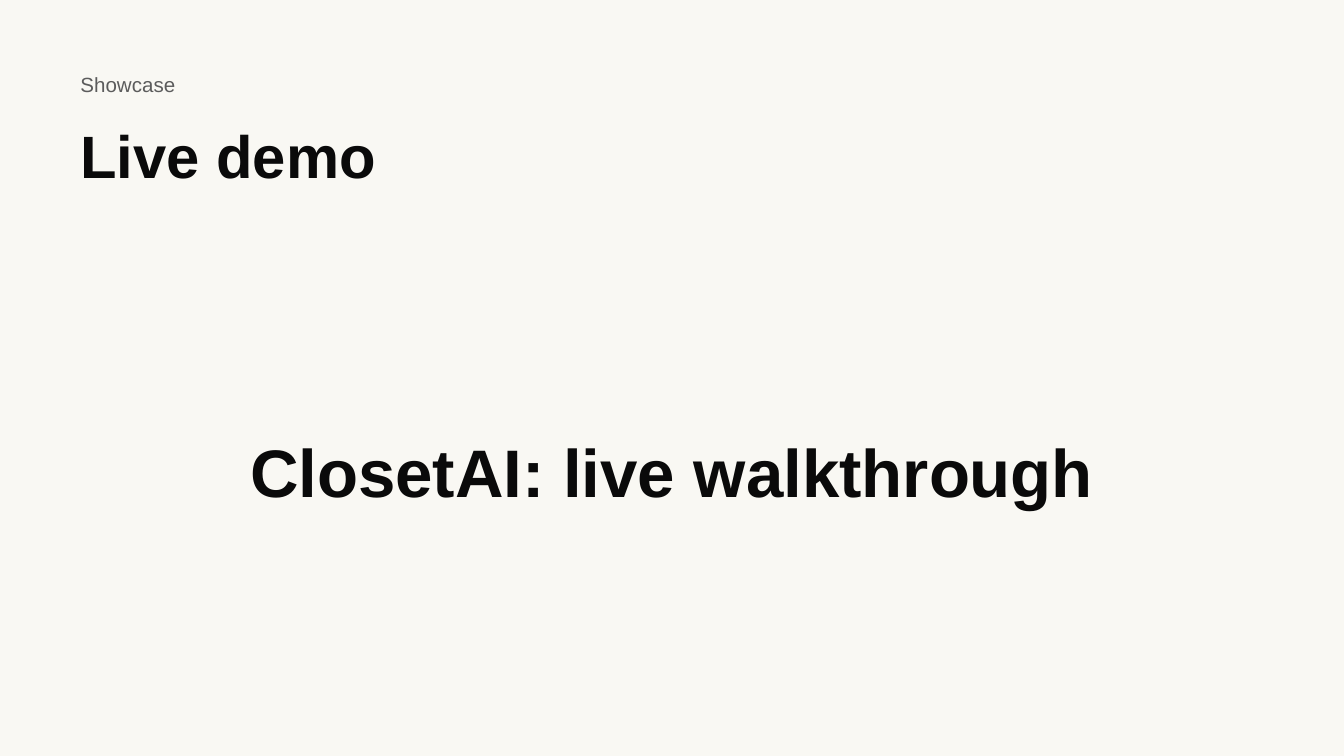
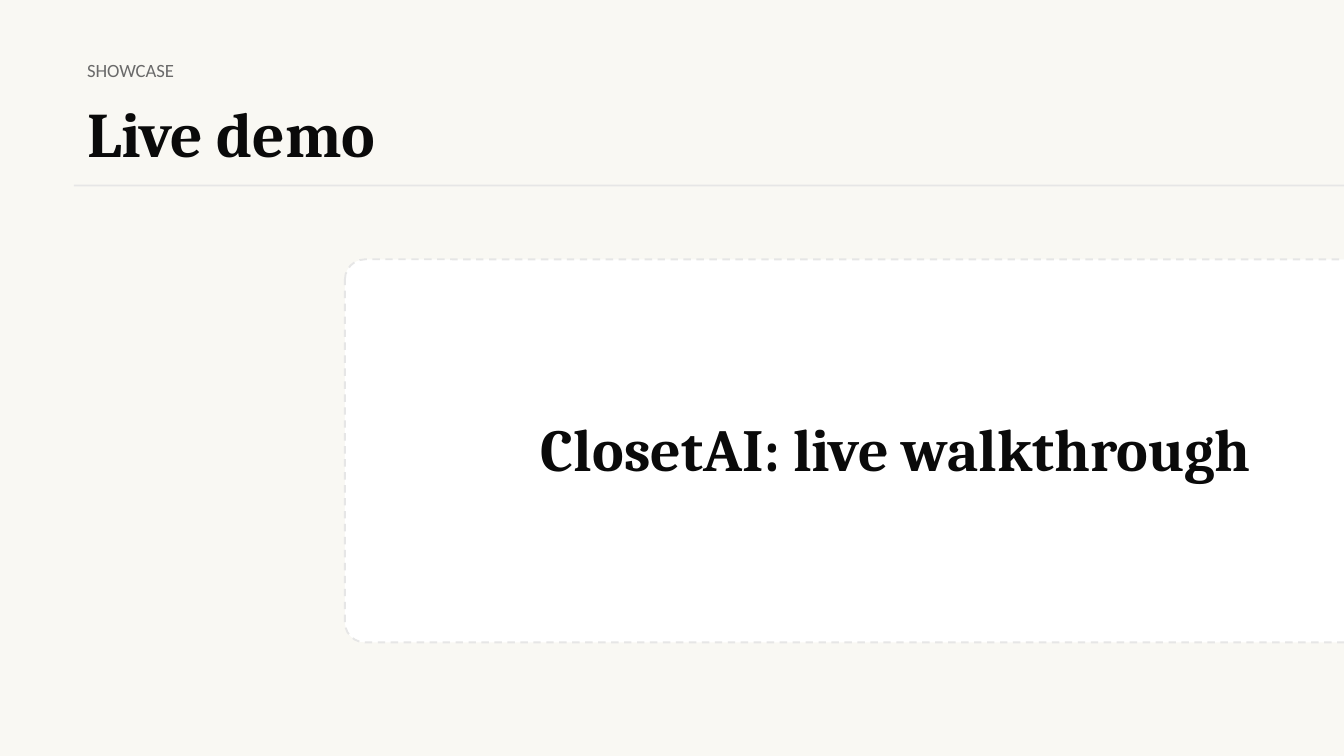
Before and after one commit to ENSF-400-Group-12/ENSF-400-Group-12-Presentation, a slide deck: slide 6 of export/ClosetAI-ENSF400-Group12.pptx. Drawn at 1344x756 pixels with LibreOffice and Linux fonts; fonts in the diff are those of the drawing. Boxes give left, top, right and bottom in pixels: in the first picture for what was removed or moved away, otherwise in the second. Text is boxed around its words. In the diff, an @@ line names an element or a change of style, - is before the commit and + after.

Commit message:
fix(exports): align PPTX/PDF with web deck layout and typography
Shared header rule, cream/white card panels, serif+sans pairing (Georgia/Calibri in PPT, Times/Helvetica in PDF), 16:9 PDF canvas, centered title slide. Regenerated export artifacts.

```diff
--- a/export/ClosetAI-ENSF400-Group12.pptx
+++ b/export/ClosetAI-ENSF400-Group12.pptx
@@ text "Live demo": place and size @@
-text "Live demo" at [80, 134, 375, 179]
+text "Live demo" at [87, 113, 376, 158]
@@ text "Live demo" at [87, 113, 376, 158]: size 32 to 34 pt, font Arial to Cambria @@
@@ text at [87, 65, 174, 77]: text changed; size 11 to 10 pt; font Arial to Calibri; text colour #5C5C5C to #6A6A6A @@
-Showcase
+SHOWCASE
@@ line added from (74, 185) to (1344, 185), #E6E6E6 1 pt @@
@@ rounded rectangle added at [345, 259, 1344, 642], fill #FFFFFF, outline #E6E6E6 1 pt dashed @@
@@ text "ClosetAI: live walkthrough": place and size @@
-text "ClosetAI: live walkthrough" at [250, 448, 1093, 509]
+text "ClosetAI: live walkthrough" at [541, 429, 1250, 484]
@@ text "ClosetAI: live walkthrough" at [541, 429, 1250, 484]: size 36 to 32 pt, font Arial to Cambria @@
```
Also in this commit, not shown: 6 other slides changed, 3 other files.
